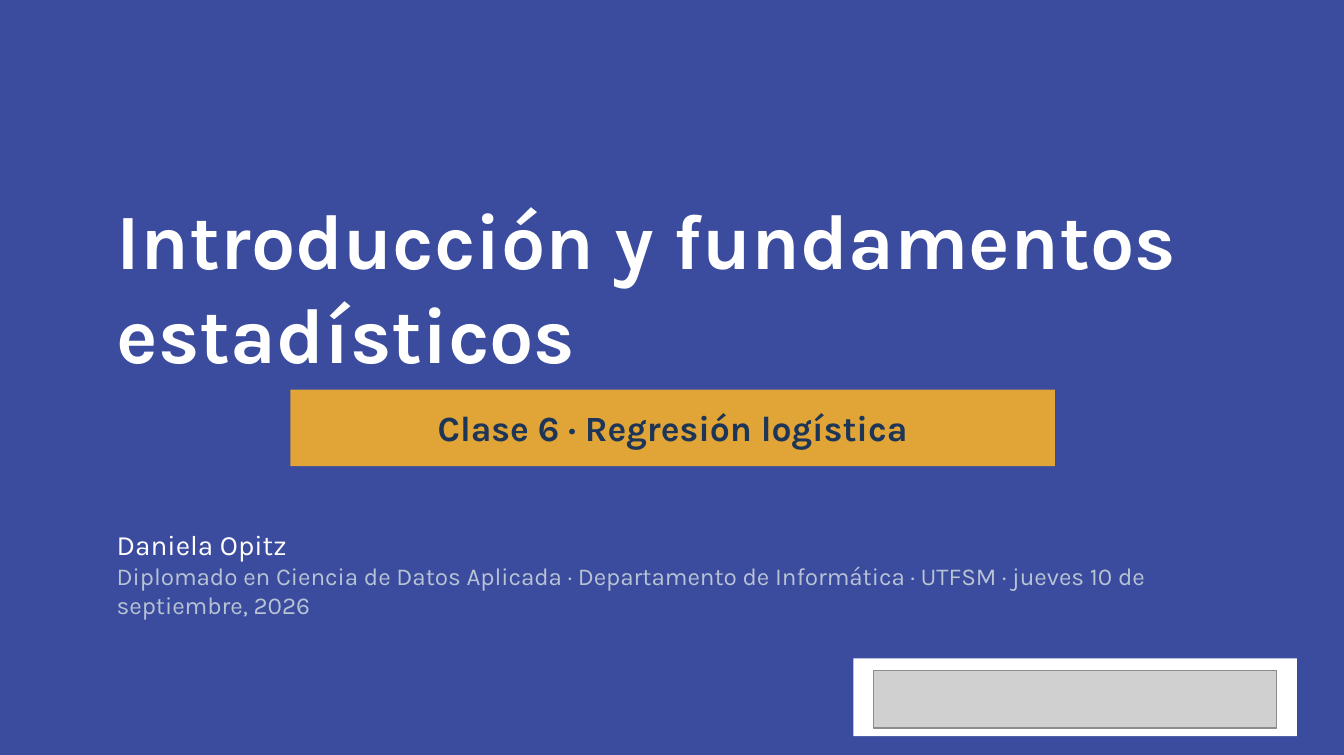
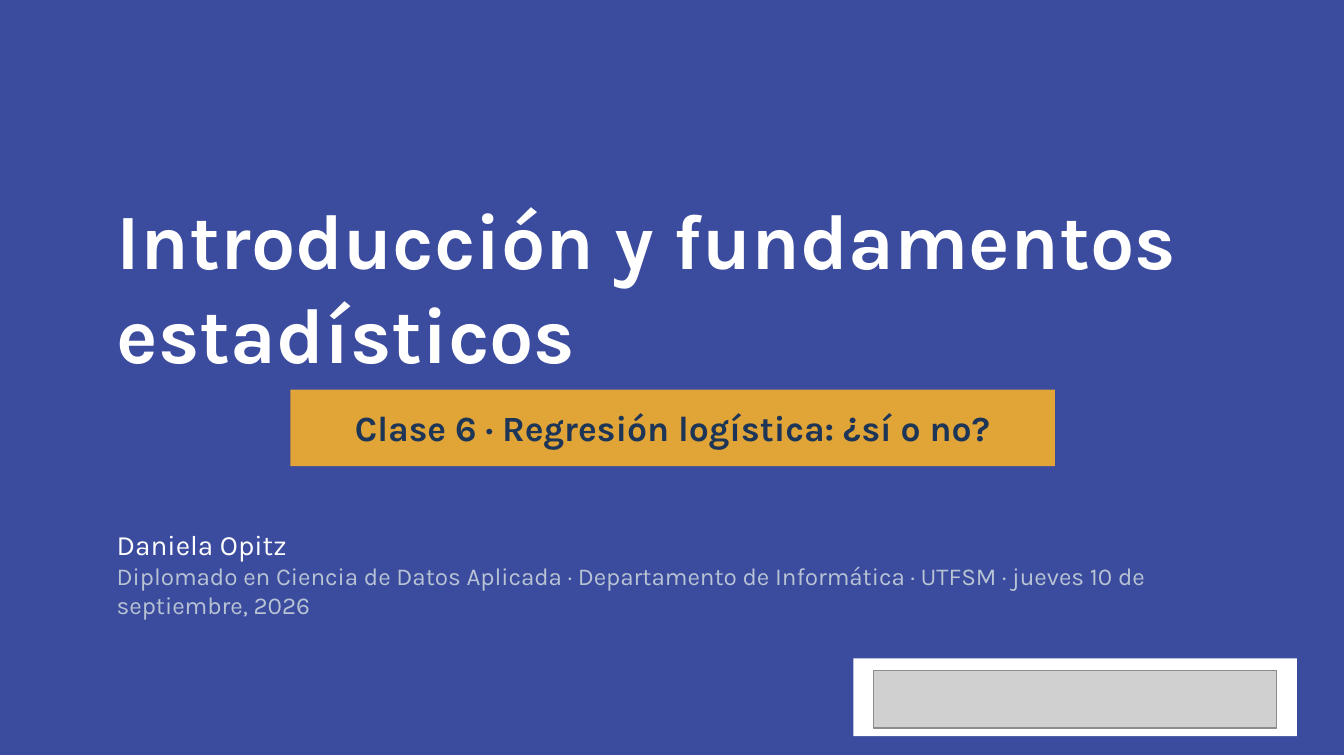
Before and after one commit to daniopitz/diplomado-cdd, a slide deck: slide 1 of presentaciones/clase06_regresion_logistica.pptx. Drawn at 1344x755 pixels with LibreOffice and Linux fonts; fonts in the diff are those of the drawing; grey boxes stand for pictures. Boxes give left, top, right and bottom in pixels: in the first picture for what was removed or moved away, otherwise in the second. Text is boxed around its words. In the diff, an @@ line names an element or a change of style, - is before the commit and + after.

```diff
--- a/presentaciones/clase06_regresion_logistica.pptx
+++ b/presentaciones/clase06_regresion_logistica.pptx
@@ text in rectangle at (355, 413, 990, 450): text changed @@
-Clase 6 · Regresión logística
+Clase 6 · Regresión logística: ¿sí o no?
```
Also in this commit, not shown: 5 other slides changed, 32 slides added, 5 slides removed, 7 other files.
